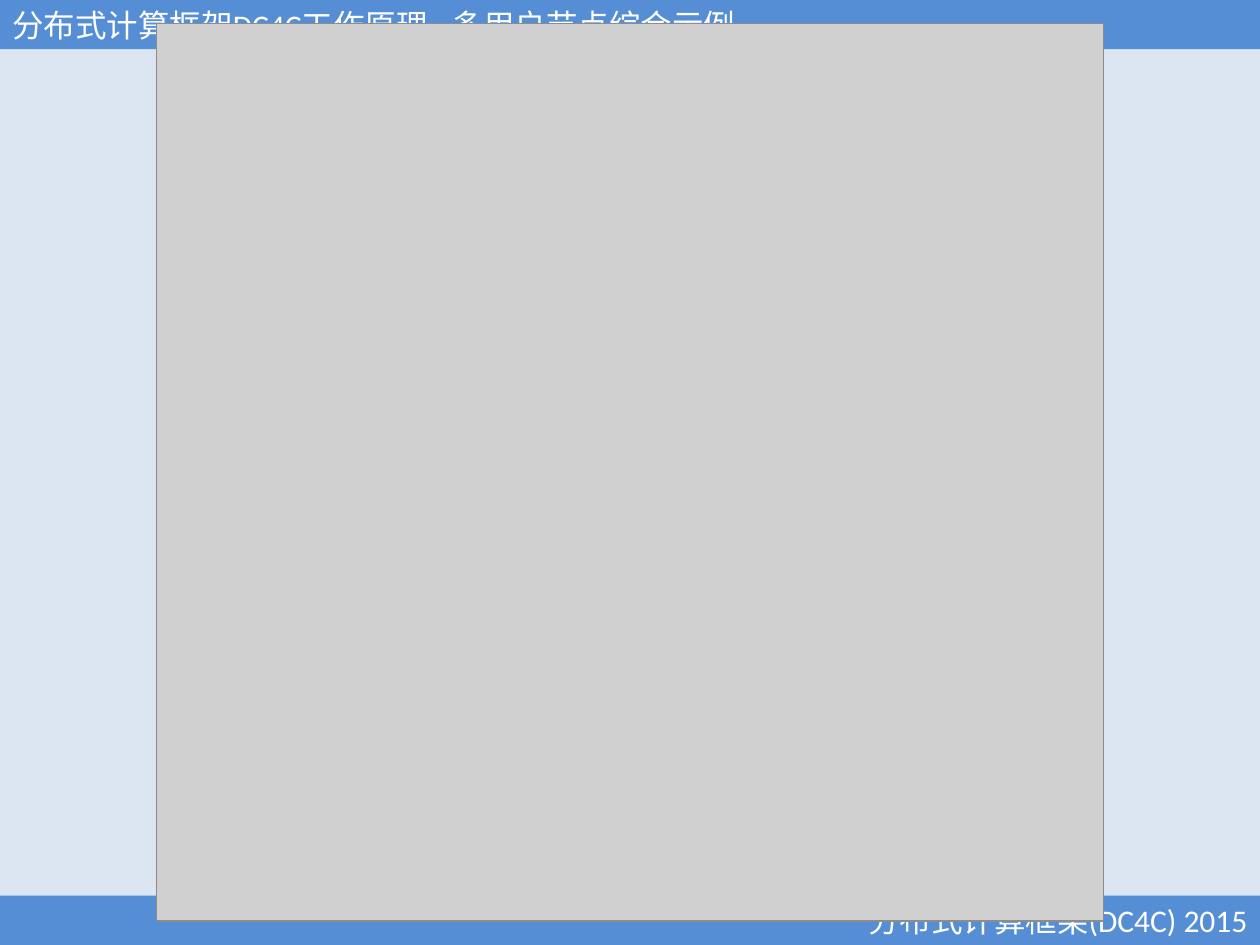
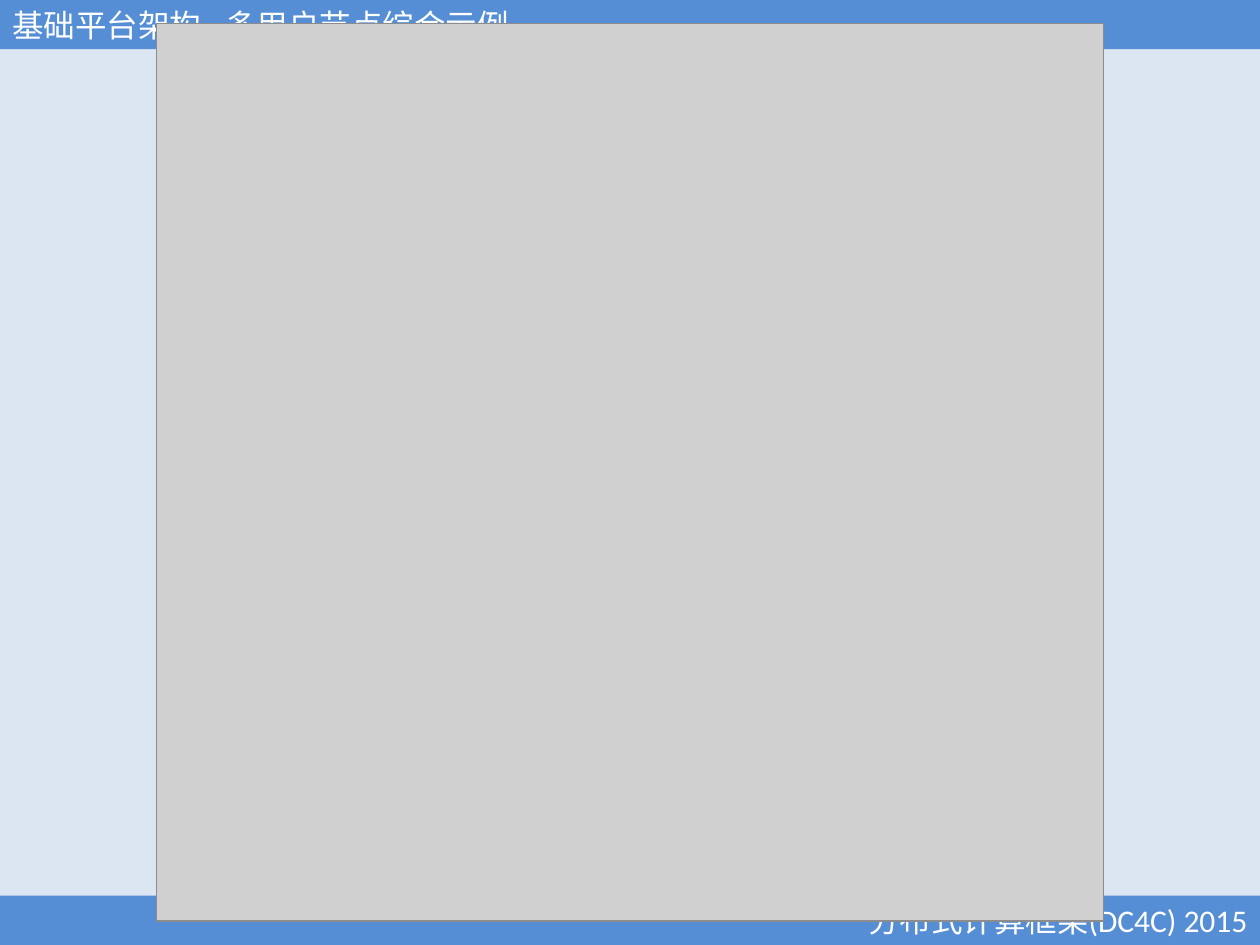
Before and after one commit to xubingyue/dc4c, a slide deck: slide 14 of doc/DC4C.ppt. Drawn at 1260x945 pixels with LibreOffice and Linux fonts; fonts in the diff are those of the drawing; grey boxes stand for pictures. Boxes give left, top, right and bottom in pixels: in the first picture for what was removed or moved away, otherwise in the second. Text is boxed around its words. In the diff, an @@ line names an element or a change of style, - is before the commit and + after.

```diff
--- a/doc/DC4C.ppt
+++ b/doc/DC4C.ppt
@@ text at (12, 5, 509, 46): text changed @@
-分布式计算框架DC4C工作原理 - 多用户节点综合示例
+基础平台架构 - 多用户节点综合示例
```
Also in this commit, not shown: 13 other slides changed, 4 slides added, 41 other files.
